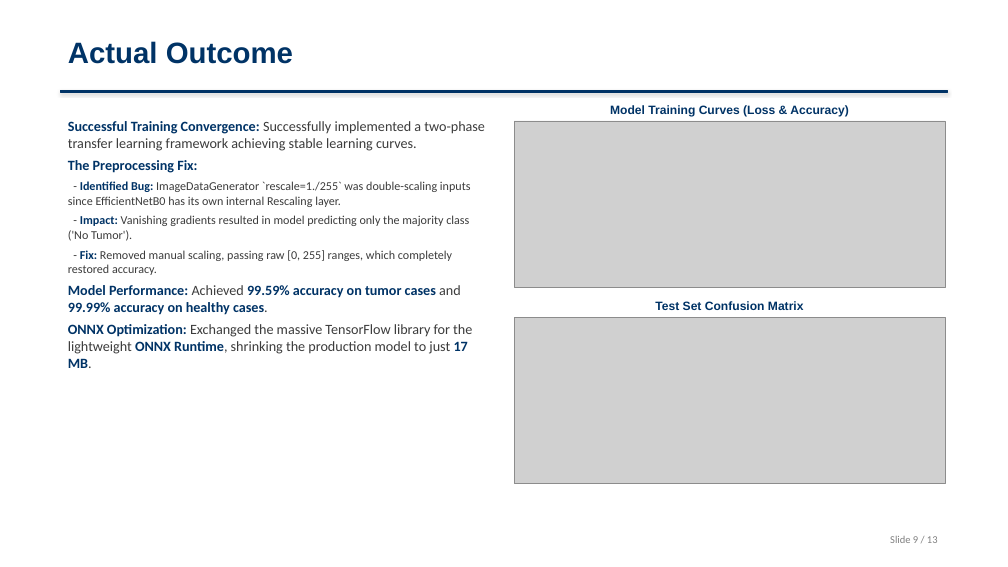
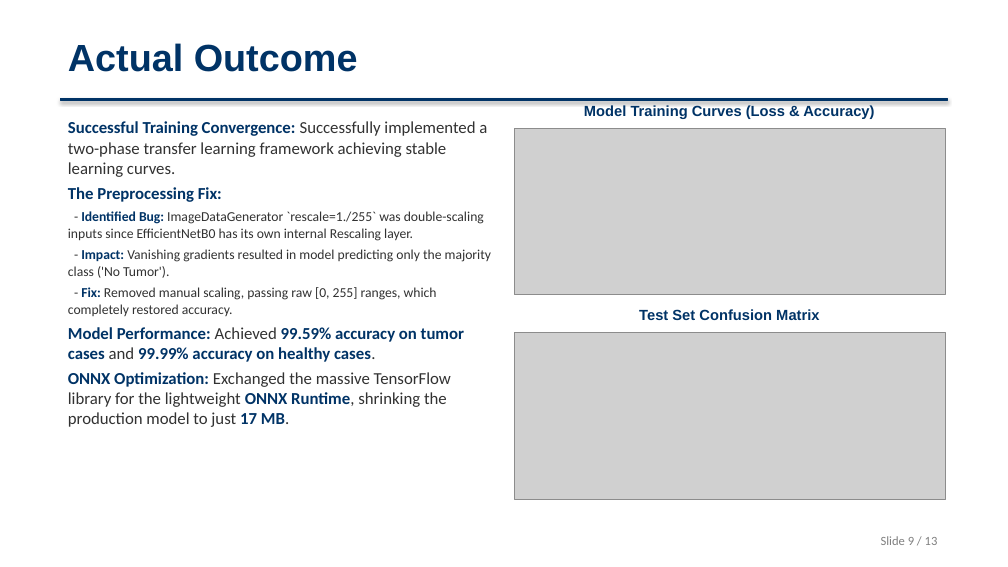
Before and after one commit to SruthiRagyari/brain-tumor-detection, a slide deck: slide 9 of Brain_Tumor_Detection_Presentation.pptx. Drawn at 1008x567 pixels with LibreOffice and Linux fonts; fonts in the diff are those of the drawing; grey boxes stand for pictures. Boxes give left, top, right and bottom in pixels: in the first picture for what was removed or moved away, otherwise in the second. Text is boxed around its words. In the diff, an @@ line names an element or a change of style, - is before the commit and + after.

Commit message:
docs: increase font sizes and heading contrast for better presentation visibility

```diff
--- a/Brain_Tumor_Detection_Presentation.pptx
+++ b/Brain_Tumor_Detection_Presentation.pptx
@@ text "Actual Outcome" at [68,43,358,72]: size 28 to 36 pt @@
@@ text "Successful Training Convergence: Successfully implemented ..." at [68,121,491,427]: size 13.5 to 16 pt in "Successful Training Convergence: Successfully implemented a  ...", "The Preprocessing Fix:", "Model Performance: Achieved 99.59% accuracy on tumor ...", "ONNX Optimization: Exchanged the massive TensorFlow library ..."; text colour #3C3C3C to #323232 in "Successfully implemented a two-phase transfer learning frame ...", "- ImageDataGenerator `rescale=1./255` was double-scaling inp ...", "- Vanishing gradients resulted in model predicting ...", "- Removed manual scaling, passing raw [0, ..." and 2 more places; size 11.5 to 13 pt in "- Identified Bug: ImageDataGenerator `rescale=1./255` was do ...", "- Impact: Vanishing gradients resulted in model ...", "- Fix: Removed manual scaling, passing raw ..." @@
@@ rectangle: place and size @@
-rectangle at [60,91,948,92]
+rectangle at [60,98,948,101]
@@ text "Model Training Curves (Loss & ..." at [584,105,874,119]: size 11.5 to 14 pt @@
@@ picture: place and size @@
-picture at [514,121,945,287]
+picture at [514,129,945,295]
@@ text "Test Set Confusion Matrix" at [639,309,819,320]: size 11.5 to 14 pt @@
@@ text "Test Set Confusion Matrix": place and size @@
-text "Test Set Confusion Matrix" at [655,301,804,310]
+text "Test Set Confusion Matrix" at [639,309,819,320]
@@ picture: place and size @@
-picture at [514,318,945,484]
+picture at [514,333,945,499]
@@ text "Slide 9 / 13" at [881,536,938,545]: size 10 to 12 pt @@
```
Also in this commit, not shown: 12 other slides changed.
